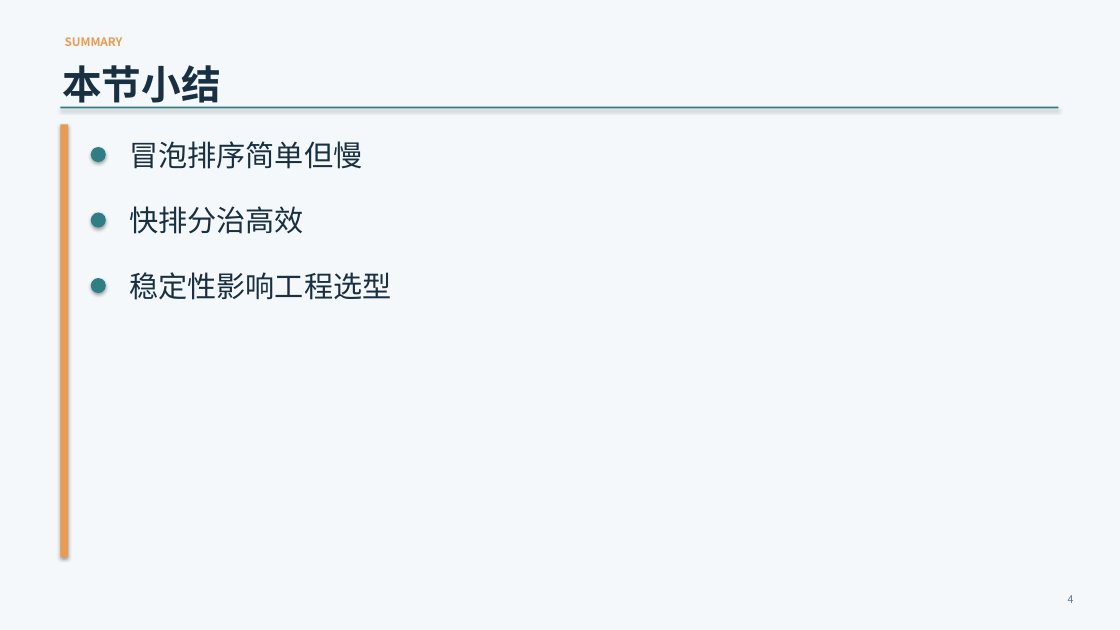
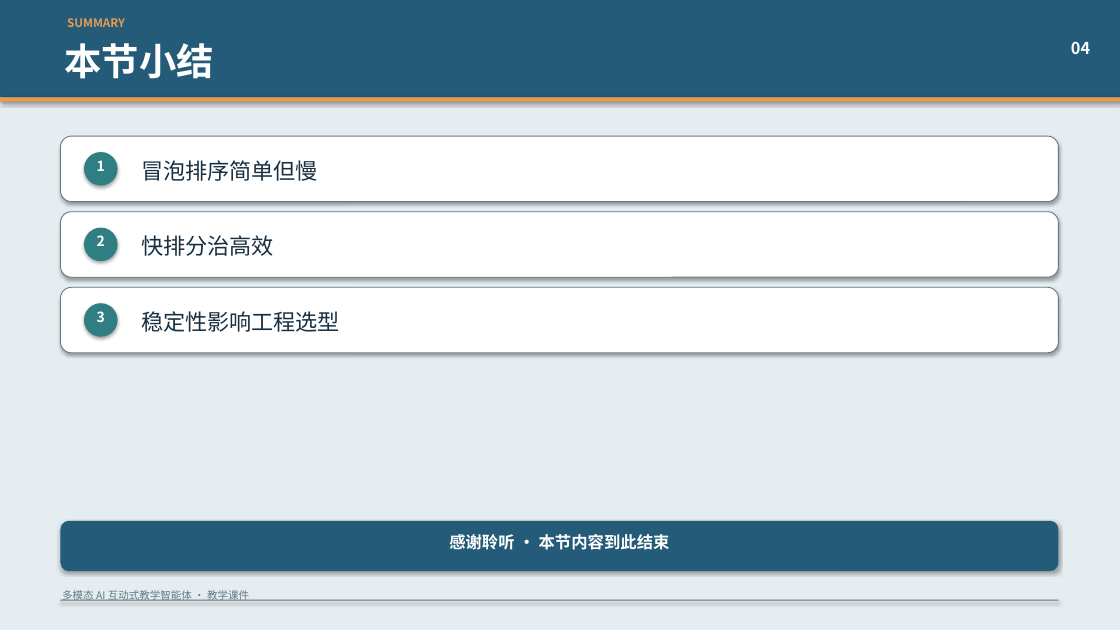
Before and after one commit to ggg333219/2026FWW-provin, a slide deck: slide 5 of docs/导出验证/sample_export.pptx. Drawn at 1120x630 pixels with LibreOffice and Linux fonts; fonts in the diff are those of the drawing. Boxes give left, top, right and bottom in pixels: in the first picture for what was removed or moved away, otherwise in the second. Text is boxed around its words. In the diff, an @@ line names an element or a change of style, - is before the commit and + after.

```diff
--- a/docs/导出验证/sample_export.pptx
+++ b/docs/导出验证/sample_export.pptx
@@ background #F5F8FA to #E6EDF1 @@
@@ rectangle added at (0,0,1120,97), fill #245B78 @@
@@ text "SUMMARY": place and size @@
-text "SUMMARY" at (65,37,123,46)
+text "SUMMARY" at (67,18,125,27)
@@ text "本节小结": place and size @@
-text "本节小结" at (62,65,220,109)
+text "本节小结" at (65,43,214,79)
@@ text "本节小结" at (65,43,214,79): size 34 to 32 pt, text colour #183042 to #FFFFFF @@
@@ text added at (1071,41,1090,54), 14 pt, text #FFFFFF, bold @@
+04
@@ rectangle: place and size @@
-rectangle at (60,107,1059,108)
+rectangle at (0,97,1120,102)
@@ rectangle at (0,97,1120,102): fill #2F7E83 to #E89B52 @@
@@ rectangle removed at (60,124,68,557) @@
@@ rounded rectangle added at (60,136,1059,202), fill #FFFFFF, outline #627987 0.75 pt @@
@@ ellipse: place and size @@
-ellipse at (91,147,106,162)
+ellipse at (84,152,118,186)
@@ text added at (97,160,105,171), 12 pt, text #FFFFFF, bold @@
+1
@@ text "冒泡排序简单但慢": place and size @@
-text "冒泡排序简单但慢" at (129,141,362,169)
+text "冒泡排序简单但慢" at (141,160,318,181)
@@ rounded rectangle added at (60,212,1059,277), fill #FFFFFF, outline #627987 0.75 pt @@
@@ ellipse: place and size @@
-ellipse at (91,213,106,228)
+ellipse at (84,228,118,261)
@@ text added at (97,235,105,246), 12 pt, text #FFFFFF, bold @@
+2
@@ text "快排分治高效": place and size @@
-text "快排分治高效" at (129,206,304,234)
+text "快排分治高效" at (141,235,274,256)
@@ rounded rectangle added at (60,287,1059,353), fill #FFFFFF, outline #627987 0.75 pt @@
@@ ellipse: place and size @@
-ellipse at (91,278,106,293)
+ellipse at (84,303,118,337)
@@ text added at (97,311,105,322), 12 pt, text #FFFFFF, bold @@
+3
@@ size 25 to 19 pt; vertical alignment top to middle in 3 elements at (141,160,318,181), (141,235,274,256), (141,311,340,332) @@
@@ text "稳定性影响工程选型": place and size @@
-text "稳定性影响工程选型" at (129,272,391,300)
+text "稳定性影响工程选型" at (141,311,340,332)
@@ rounded rectangle added at (60,521,1059,571), fill #245B78 @@
@@ text added at (449,534,670,550), 14 pt, text #FFFFFF, bold @@
+感谢聆听 · 本节内容到此结束
@@ text added at (62,590,249,601), 9 pt, text #627987 @@
+多模态 AI 互动式教学智能体 · 教学课件
@@ text removed at (1068,595,1074,603) @@
-4
@@ rectangle added at (60,600,1059,601), fill #627987 @@
```
Also in this commit, not shown: 4 other slides changed, 24 other files.
